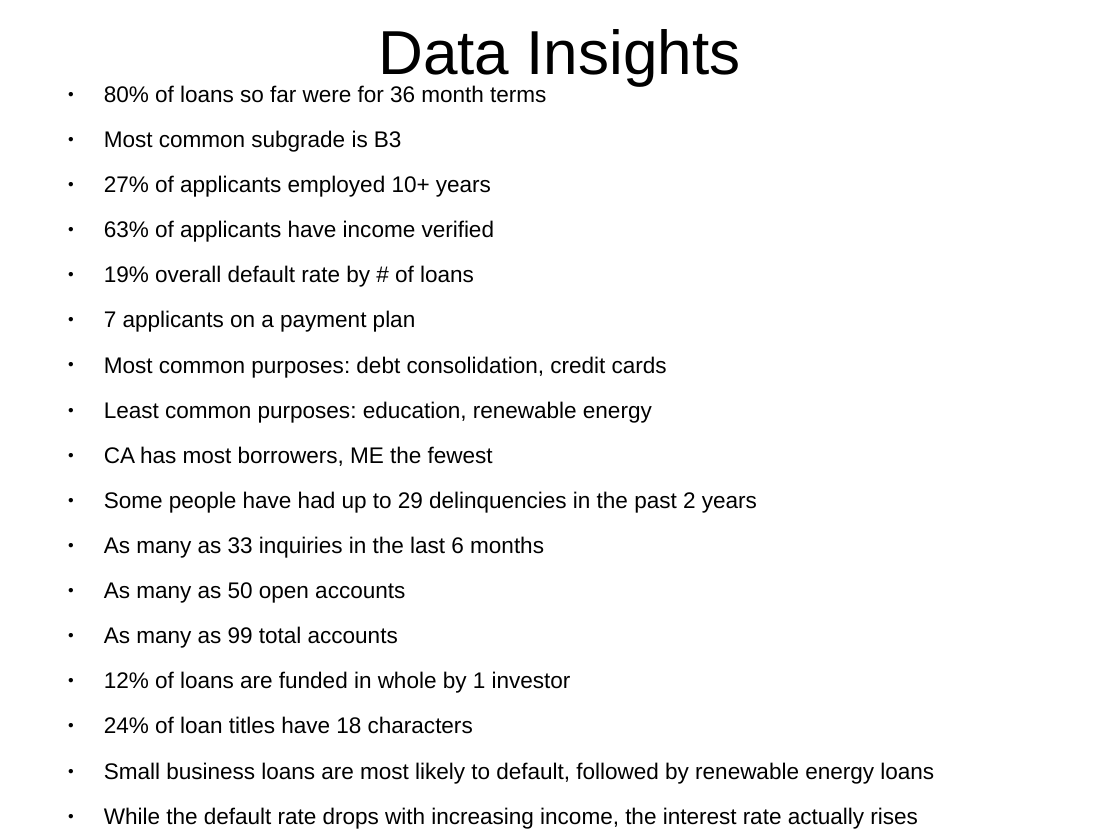
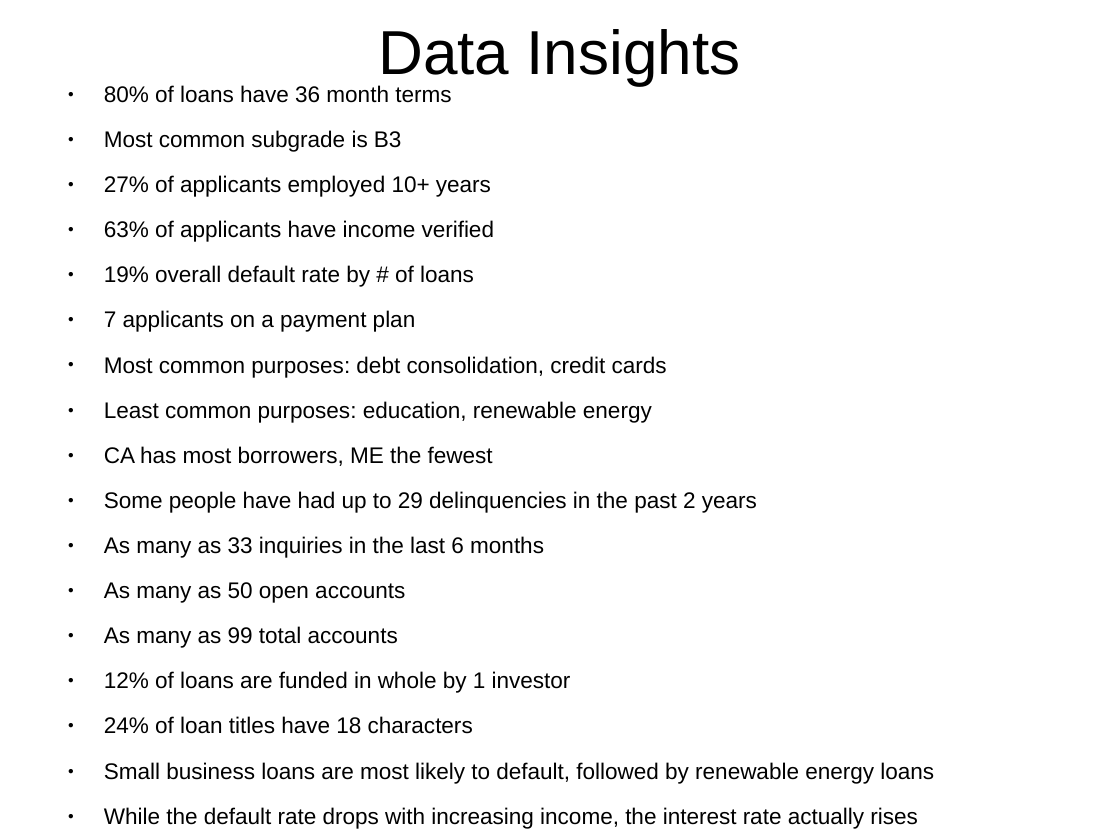
Before and after one commit to abradle2/LendingLounge, a slide deck: slide 2 of analysis/data_visualization.ppt. Drawn at 1120x840 pixels with LibreOffice and Linux fonts; fonts in the diff are those of the drawing. Boxes give left, top, right and bottom in pixels: in the first picture for what was removed or moved away, otherwise in the second. Text is boxed around its words. In the diff, an @@ line names an element or a change of style, - is before the commit and + after.

```diff
--- a/analysis/data_visualization.ppt
+++ b/analysis/data_visualization.ppt
@@ text at (104,85,451,103): text changed @@
-● 80% of loans so far were for 36 month terms
+● 80% of loans have 36 month terms
```
Also in this commit, not shown: 1 slide added, 8 other files.
